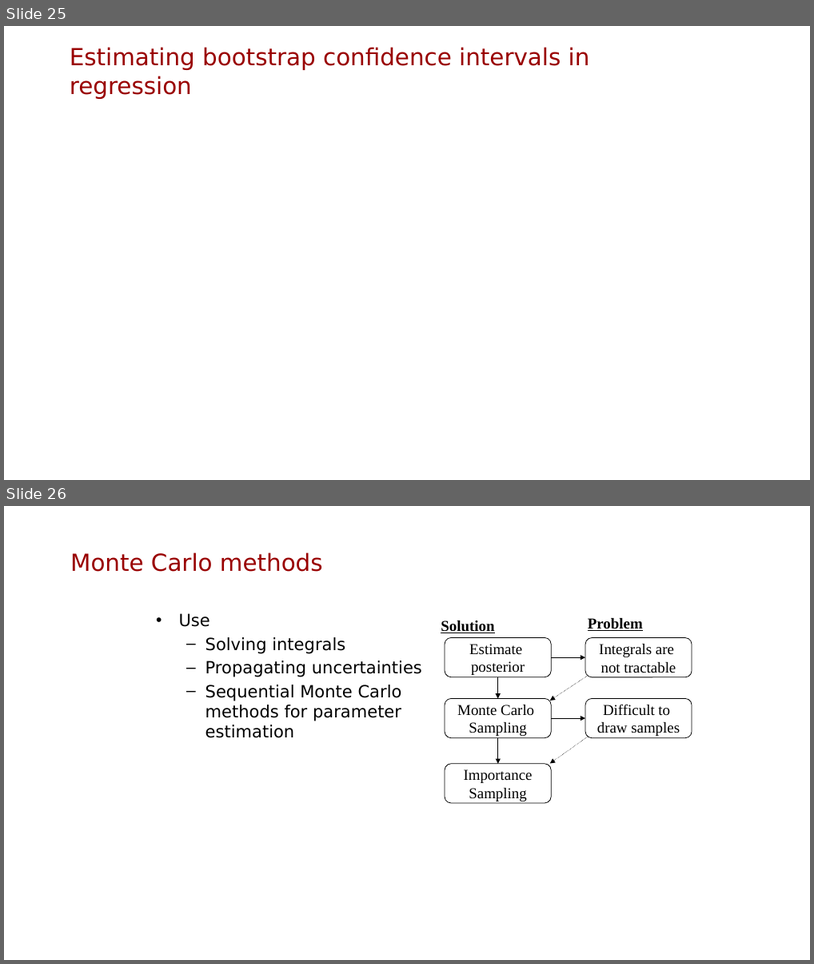
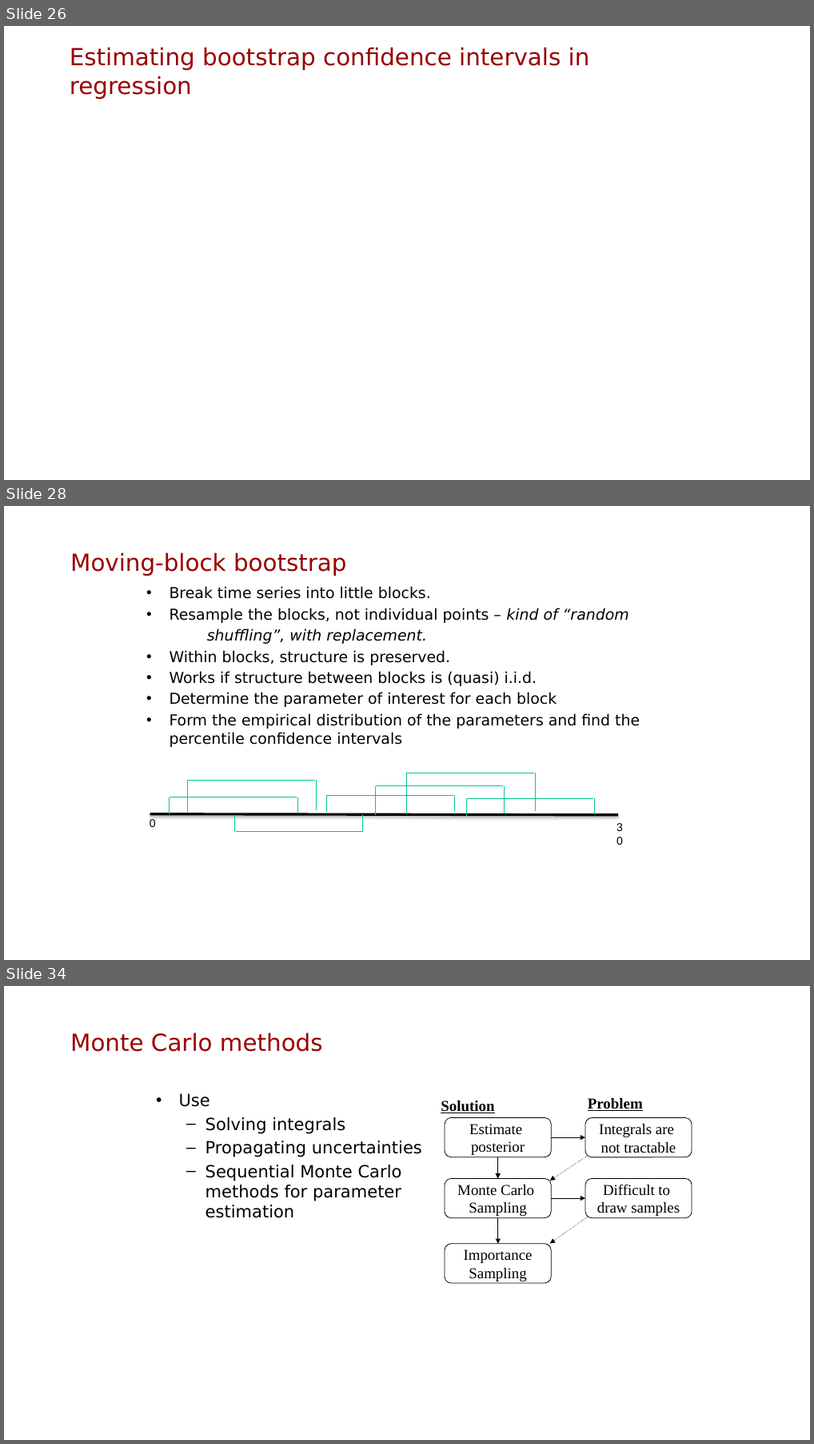
Before and after one commit to mbolic2/Uncertainty_Course, a slide deck: Lec 5 Bootstrap and Monte Carlo/Confidence intervals and Bootstrap.pptx. Shown one above the other, each under a label of ours: slides 25 and 26 before the commit, slides 26, 28 and 34 after it; the slides between them are not shown. The pictures are 814x964 and 814x1444 pixels, drawn with LibreOffice and Linux fonts; fonts in the diff are those of the drawing; grey boxes stand for pictures; background and template pictures are left out. Boxes give left, top, right and bottom in pixels: in the first picture for what was removed or moved away, otherwise in the second. Text is boxed around its words. In the diff, an @@ line names an element or a change of style, - is before the commit and + after.

```diff
--- a/Lec 5 Bootstrap and Monte Carlo/Confidence intervals and Bootstrap.pptx
+++ b/Lec 5 Bootstrap and Monte Carlo/Confidence intervals and Bootstrap.pptx
@@ slide 28 added at (4, 506, 810, 960), background picture (left out) @@
@@ title added at (70, 552, 347, 576), 28 pt, text #990000 @@
+Moving-block bootstrap
@@ text added at (170, 586, 640, 747), 18 pt, text #000000 @@
+• Break time series into little blocks.
+• Resample the blocks, not individual points – kind of “random
+shuffling”, with replacement.
+• Within blocks, structure is preserved.
+• Works if structure between blocks is (quasi) i.i.d.
+• Determine the parameter of interest for each block
+• Form the empirical distribution of the parameters and find the percentile confidence intervals
@@ line added from (188, 780) to (188, 812), #00C896 0.75 pt @@
@@ line added from (188, 780) to (315, 780), #00C896 0.75 pt @@
@@ line added from (316, 780) to (316, 810), #00C896 0.75 pt @@
@@ line added from (376, 786) to (376, 815), #00C896 0.75 pt @@
@@ line added from (376, 786) to (503, 786), #00C896 0.75 pt @@
@@ line added from (407, 772) to (407, 814), #00C896 0.75 pt @@
@@ line added from (407, 772) to (534, 772), #00C896 0.75 pt @@
@@ line added from (504, 786) to (504, 813), #00C896 0.75 pt @@
@@ line added from (535, 772) to (535, 812), #00C896 0.75 pt @@
@@ line added from (150, 814) to (618, 815), #000000 3 pt @@
@@ line added from (169, 797) to (169, 814), #00C896 0.75 pt @@
@@ line added from (169, 797) to (297, 797), #00C896 0.75 pt @@
@@ line added from (235, 832) to (235, 816), #00C896 0.75 pt @@
@@ line added from (298, 797) to (298, 812), #00C896 0.75 pt @@
@@ line added from (326, 795) to (326, 812), #00C896 0.75 pt @@
@@ line added from (326, 795) to (454, 795), #00C896 0.75 pt @@
@@ line added from (363, 832) to (363, 815), #00C896 0.75 pt @@
@@ line added from (454, 795) to (454, 811), #00C896 0.75 pt @@
@@ line added from (466, 798) to (466, 815), #00C896 0.75 pt @@
@@ line added from (466, 798) to (594, 798), #00C896 0.75 pt @@
@@ line added from (595, 798) to (595, 815), #00C896 0.75 pt @@
@@ text added at (611, 817, 635, 837), 13.5 pt, text #000000 @@
+30
@@ text added at (150, 819, 156, 827), 13.5 pt, text #000000 @@
+0
@@ line added from (363, 832) to (236, 832), #00C896 0.75 pt @@
@@ what was slide 25 is now slide 26 @@
@@ what was slide 26 is now slide 34 @@
```
Also in this commit, not shown: 7 other slides added, 5 other files.
